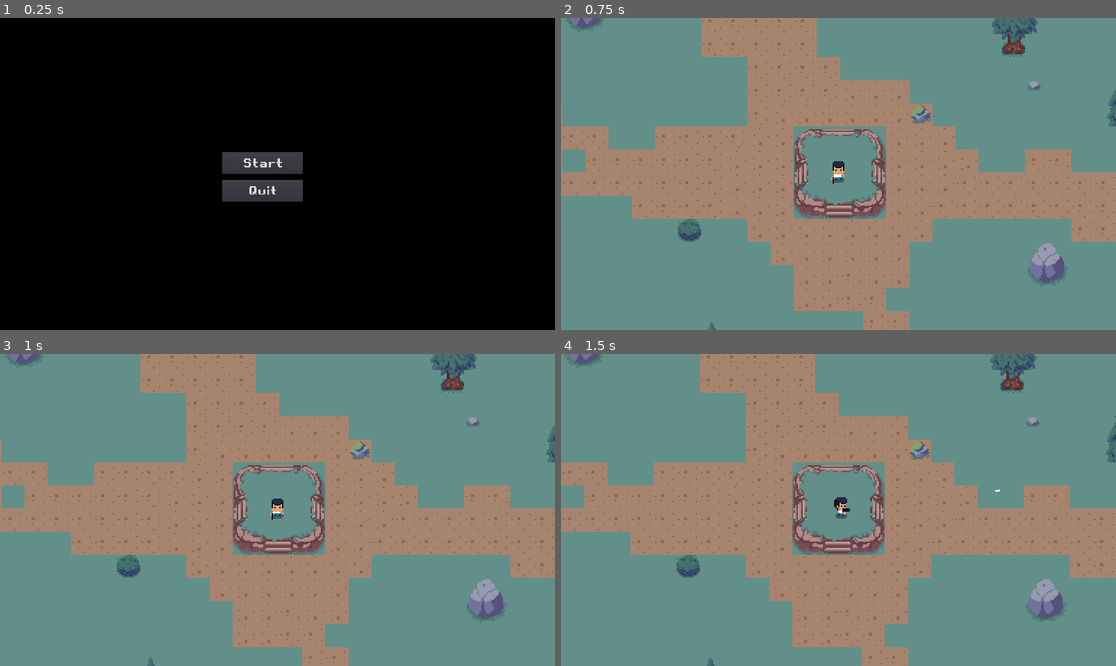
Above: before the commit, frames 1-4 (two rows, left to right).
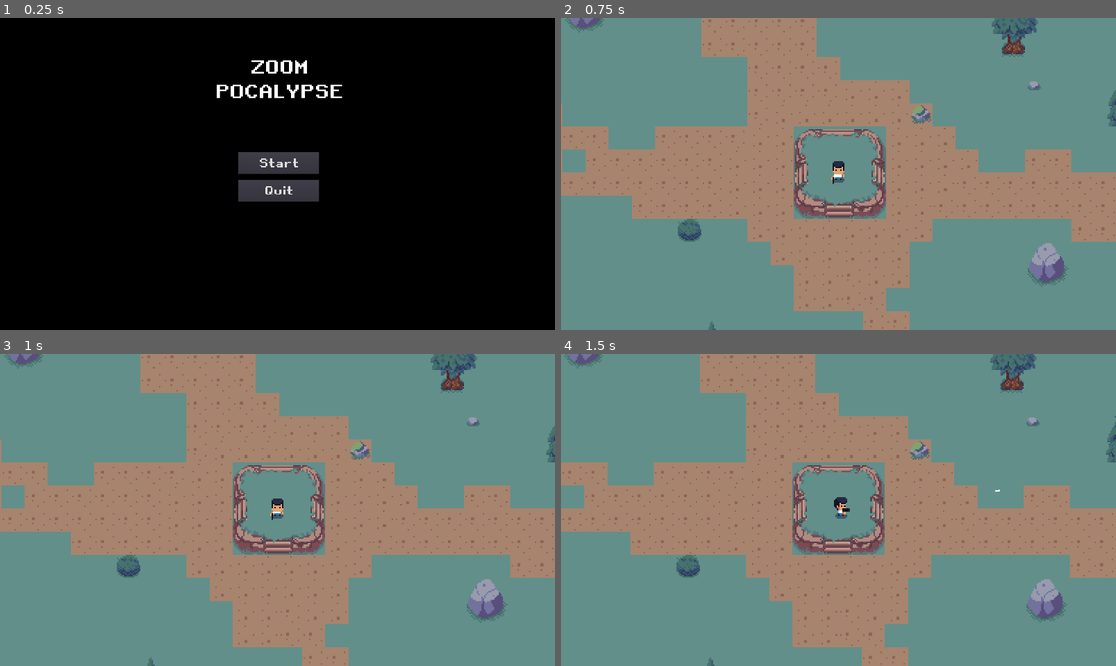
Above: after the commit, the same moments.

Repository: 0livierB3rgeron/Zoom_Apocalypse
Game: Godot game, scene res://scenes/Menu.tscn
Two runs of this game, one before a commit and one after it. Both use one fixed random seed, a clock stepped at 60 frames per second and the inputs below.
Inputs (mouse positions are in pixels of both pictures, inside the frame that each line leads up to):
- Up to frame 1 (0.25 s): no input
- Up to frame 2 (0.75 s): click "Start" at 0.5 s
- Up to frame 3 (1 s): no input
- Up to frame 4 (1.5 s): move the mouse to (960, 494) at 1.27 s; press the mouse at (960, 494) at 1.28 s; hold D (move_right) from 1.28 s (still down)

The runs differ from the first frame. In frame 1, 1.7% of the frame differs, in the area x 39-62%, y 13-59%; in frame 2, nothing differs; in frame 3, nothing differs; in frame 4, nothing differs.

Commit message:
Ajout Titre du jeux dans le Menu

Diff:
--- a/scenes/Menu.tscn
+++ b/scenes/Menu.tscn
@@ -1,10 +1,14 @@
-[gd_scene load_steps=4 format=2]
+[gd_scene load_steps=5 format=2]
 
 [ext_resource path="res://assets/font/Retro_Gaming.ttf" type="DynamicFontData" id=1]
 [ext_resource path="res://scripts/Menu.gd" type="Script" id=2]
 
 [sub_resource type="DynamicFont" id=1]
 size = 40
+font_data = ExtResource( 1 )
+
+[sub_resource type="DynamicFont" id=2]
+size = 64
 font_data = ExtResource( 1 )
 
 [node name="Menu" type="Control"]
@@ -16,11 +20,14 @@
 margin_right = 1920.0
 margin_bottom = 1080.0
 color = Color( 0, 0, 0, 1 )
+__meta__ = {
+"_edit_lock_": true
+}
 
 [node name="StartButton" type="Button" parent="."]
-margin_left = 768.0
+margin_left = 824.0
 margin_top = 464.0
-margin_right = 1048.0
+margin_right = 1104.0
 margin_bottom = 540.0
 grow_horizontal = 2
 grow_vertical = 2
@@ -28,14 +35,26 @@
 text = "Start"
 
 [node name="QuitButton" type="Button" parent="."]
-margin_left = 768.0
+margin_left = 824.0
 margin_top = 560.0
-margin_right = 1048.0
+margin_right = 1104.0
 margin_bottom = 636.0
 grow_horizontal = 2
 grow_vertical = 2
 custom_fonts/font = SubResource( 1 )
 text = "Quit"
 
+[node name="Game-Title" type="Label" parent="."]
+margin_left = 640.0
+margin_top = 128.0
+margin_right = 1290.0
+margin_bottom = 295.0
+custom_fonts/font = SubResource( 2 )
+text = "Zoom Pocalypse"
+align = 1
+valign = 1
+autowrap = true
+uppercase = true
+
 [connection signal="pressed" from="StartButton" to="." method="_on_StartButton_pressed"]
 [connection signal="pressed" from="QuitButton" to="." method="_on_QuitButton_pressed"]
